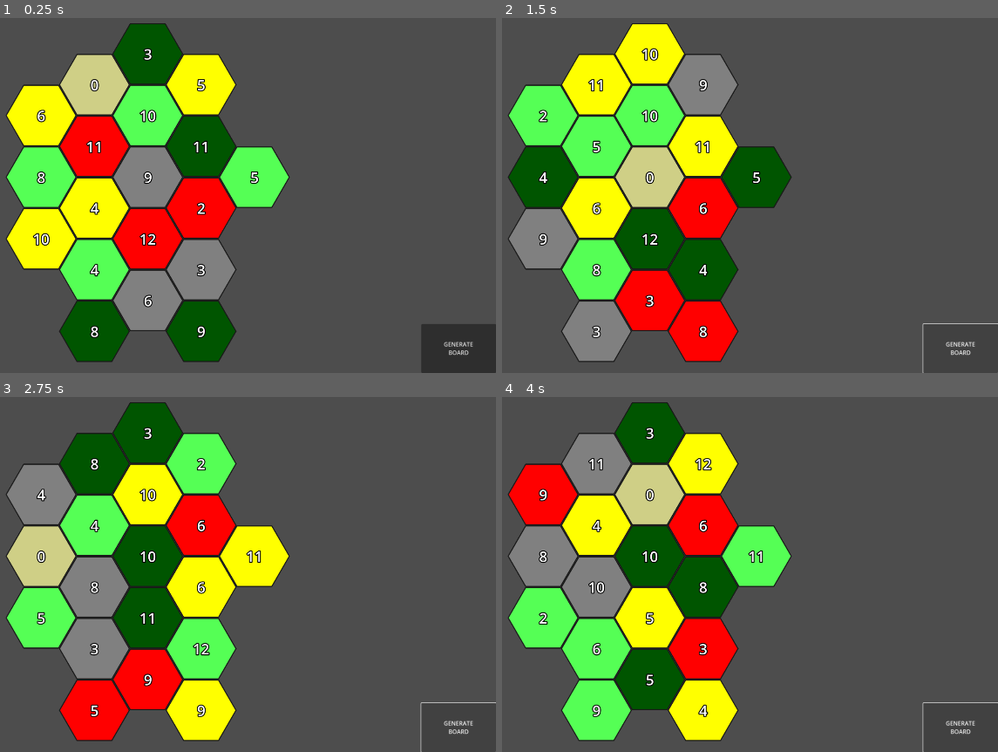
Above: before the commit, frames 1-4 (two rows, left to right).
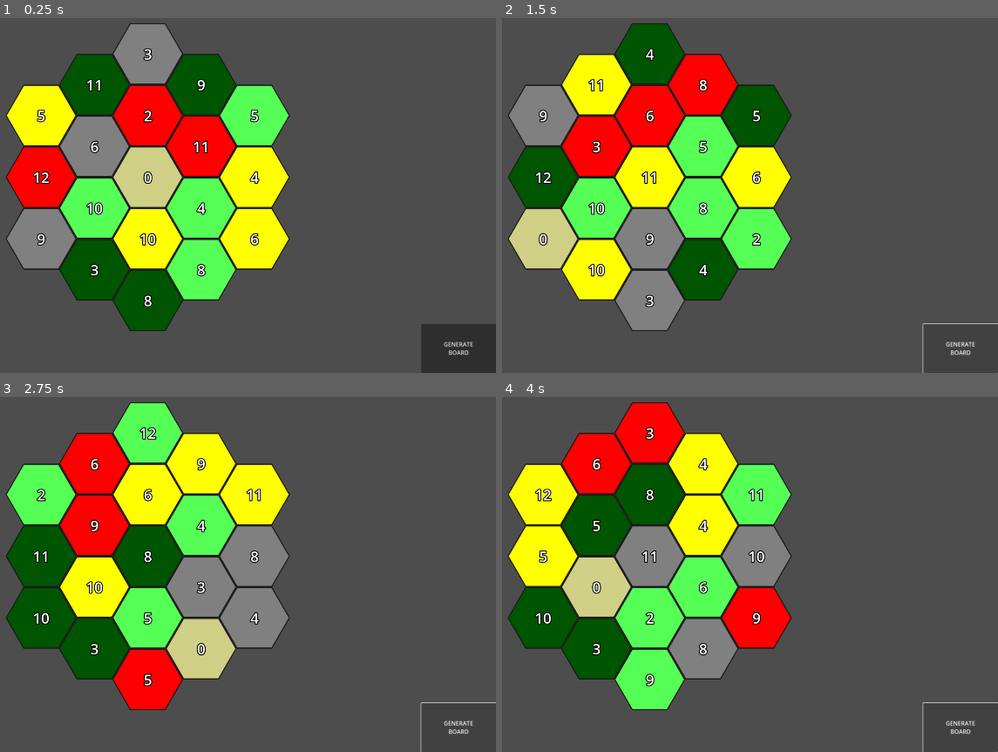
Above: after the commit, the same moments.

Repository: pan-kuleczka/catan-godot
Game: Godot game, scene res://main.tscn
The game is run twice, just before and just after one commit, with the same random seed, the same clock (stepped at 60 frames per second) and the same inputs.
Inputs:
- Up to frame 1 (0.25 s): no input
- Up to frame 2 (1.5 s): click "GENERATE BOARD" at 0.5 s; click "GENERATE BOARD" at 1.25 s
- Up to frame 3 (2.75 s): click "GENERATE BOARD" at 2 s
- Up to frame 4 (4 s): tap Enter at 2.75 s; tap Space at 3.5 s

The runs differ from the first frame. In frame 1, 35% of the frame differs, in the area x 1-59%, y 1-98%; in frame 2, 32%; in frame 3, 32%; in frame 4, 35%.

Commit message:
Finished automatic scheme generation

Diff:
--- a/map.gd
+++ b/map.gd
@@ -12,15 +12,16 @@
 	#return "\n".join([" ".join([str(tile) for tile in row]) for row in tiles])
 
 func generate_map(map_scheme : MapScheme) -> Dictionary:
-	var scheme = map_scheme.map_scheme
-	var types = map_scheme.land_tile_types
-	var numbers = map_scheme.land_tile_numbers
+	var scheme : Dictionary = map_scheme.map_scheme_tiles
+	var types : Array[BoardTile.BoardTileType] = map_scheme.land_tile_types
+	var numbers : Array[int] = map_scheme.land_tile_numbers
+	var map_scheme_tiles : Dictionary
 	types.shuffle()
 	numbers.shuffle()
 	var current_type_index : int = 0
 	var current_number_index : int = 0
 	for board_position in scheme.keys():
-		if scheme[board_position]== MapScheme.MapSchemeTileType.LAND:
+		if scheme[board_position] == MapScheme.MapSchemeTileType.LAND:
 			if current_type_index >= len(types):
 				push_warning("generate_map warning: not enough tile types to fill the map")
 				continue
--- a/map_scheme.gd
+++ b/map_scheme.gd
@@ -3,13 +3,13 @@
 
 enum MapSchemeTileType {LAND, OCEAN}
 
-var map_scheme : Dictionary
+var map_scheme_tiles : Dictionary
 var land_tile_types : Array[BoardTile.BoardTileType]
 var land_tile_numbers : Array[int]
 var port_positions : Array[EdgePosition]
 
 func _init(
-		_map_scheme : Dictionary,
+		_map_scheme_tiles : Dictionary,
 		_land_tile_types : Array[BoardTile.BoardTileType],
 		_land_tile_numbers : Array[int],
 		_port_positions : Array[EdgePosition]
@@ -19,35 +19,44 @@
 	while len(_land_tile_numbers) > len(_land_tile_types):
 		_land_tile_types.append(BoardTile.BoardTileType.EMPTY)
 
-	map_scheme = _map_scheme
+	map_scheme_tiles = _map_scheme_tiles
 	land_tile_types = _land_tile_types
 	land_tile_numbers = _land_tile_numbers
 	port_positions = _port_positions
 
+static func _generate_map_scheme_tiles(max_dist : int):
+	var map_scheme_tiles : Dictionary = {}
+
+	# Assuming the board_tile_set.tres settings, that is
+	# 1. A hexagonal TileMap
+	# 2. Stacked tile Layout
+	var tile_set : TileSet = TileSet.new()
+	tile_set.tile_shape = TileSet.TILE_SHAPE_HEXAGON
+	tile_set.tile_layout = tile_set.TileLayout.TILE_LAYOUT_STACKED
+	tile_set.tile_offset_axis = TileSet.TILE_OFFSET_AXIS_VERTICAL
+	var tile_map_layer : TileMapLayer = TileMapLayer.new()
+	tile_map_layer.tile_set = tile_set
+
+	var current_tiles : Set = Set.new({Vector2i(0, 0) : null})
+	var next_tiles : Set = Set.new()
+
+	for i in range(max_dist):
+		next_tiles.clear()
+		for tile in current_tiles.get_elems():
+			for neighbor in tile_map_layer.get_surrounding_cells(tile):
+				next_tiles.insert(neighbor)
+			next_tiles.insert(tile)
+		current_tiles = next_tiles
+		next_tiles = Set.new()
+
+	for tile in current_tiles.get_elems():
+		map_scheme_tiles[tile] = MapSchemeTileType.LAND
+	return map_scheme_tiles
+
+
 static var MAP_SCHEMES : Dictionary = {
 	"STANDARD_FOR_4" : MapScheme.new(
-		{
-			Vector2i(-2, -1) : MapSchemeTileType.LAND,
-			Vector2i(-2, 0) : MapSchemeTileType.LAND,
-			Vector2i(-2, 1) : MapSchemeTileType.LAND,
-			Vector2i(-1, -2) : MapSchemeTileType.LAND,
-			Vector2i(-1, -1) : MapSchemeTileType.LAND,
-			Vector2i(-1, 0) : MapSchemeTileType.LAND,
-			Vector2i(-1, 1) : MapSchemeTileType.LAND,
-			Vector2i(-1, 2) : MapSchemeTileType.LAND,
-			Vector2i(0, -2) : MapSchemeTileType.LAND,
-			Vector2i(0, -1) : MapSchemeTileType.LAND,
-			Vector2i(0, 0) : MapSchemeTileType.LAND,
-			Vector2i(0, 1) : MapSchemeTileType.LAND,
-			Vector2i(0, 2) : MapSchemeTileType.LAND,
-			Vector2i(1, -2) : MapSchemeTileType.LAND,
-			Vector2i(1, -1) : MapSchemeTileType.LAND,
-			Vector2i(1, 0) : MapSchemeTileType.LAND,
-			Vector2i(1, 1) : MapSchemeTileType.LAND,
-			Vector2i(1, 2) : MapSchemeTileType.LAND,
-			Vector2i(2, 0) : MapSchemeTileType.LAND,
-		},
-
+		_generate_map_scheme_tiles(2),
 		[
 			BoardTile.BoardTileType.BRICK_QUARRY, BoardTile.BoardTileType.BRICK_QUARRY, BoardTile.BoardTileType.BRICK_QUARRY,
 			BoardTile.BoardTileType.FOREST, BoardTile.BoardTileType.FOREST, BoardTile.BoardTileType.FOREST, BoardTile.BoardTileType.FOREST,
--- /dev/null
+++ b/set.gd
@@ -0,0 +1,26 @@
+class_name Set
+extends Resource
+
+# A simple implementation of a Set data structure using dictionaries
+
+var dict : Dictionary
+
+func _init(_dict : Dictionary = {}) -> void:
+	dict = _dict
+
+func insert(x) -> void:
+	dict[x] = null
+
+func has(x) -> bool:
+	return x in dict
+
+func erase(x) -> bool:
+	var exists : bool = has(x)
+	dict.erase(x)
+	return exists
+
+func clear() -> void:
+	dict.clear()
+
+func get_elems() -> Array:
+	return dict.keys()
